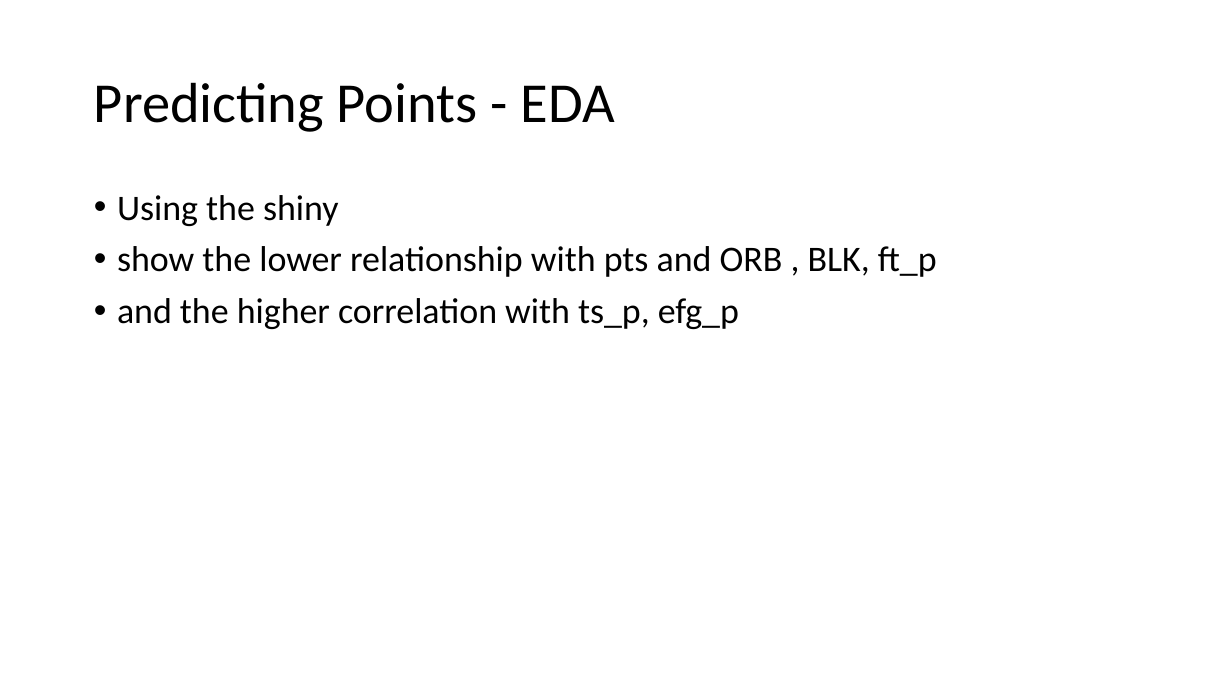
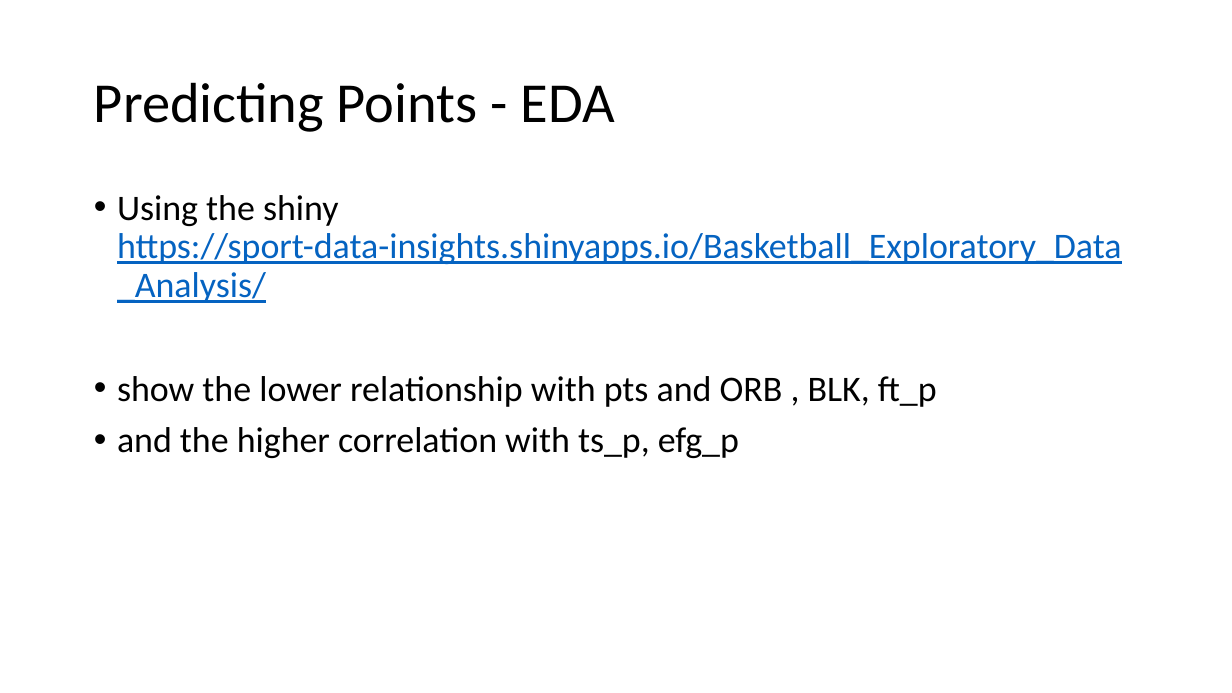
Before and after one commit to RobertRiddell/Olympic-Basketball, a slide deck: slide 5 of docs/Olympic Basketball.pptx. Drawn at 1232x693 pixels with LibreOffice and Linux fonts; fonts in the diff are those of the drawing. Boxes give left, top, right and bottom in pixels: in the first picture for what was removed or moved away, otherwise in the second. Text is boxed around its words. In the diff, an @@ line names an element or a change of style, - is before the commit and + after.

```diff
--- a/docs/Olympic Basketball.pptx
+++ b/docs/Olympic Basketball.pptx
@@ text at (117,195,1122,303): text changed; text colour #000000 to #0563C1 @@
-• Using the shiny
+• Using the shiny https://sport-data-insights.shinyapps.io/Basketball_Exploratory_Data_Analysis/
```
Also in this commit, not shown: 6 other slides changed, 2 slides added, 1 slide removed, 4 other files.
